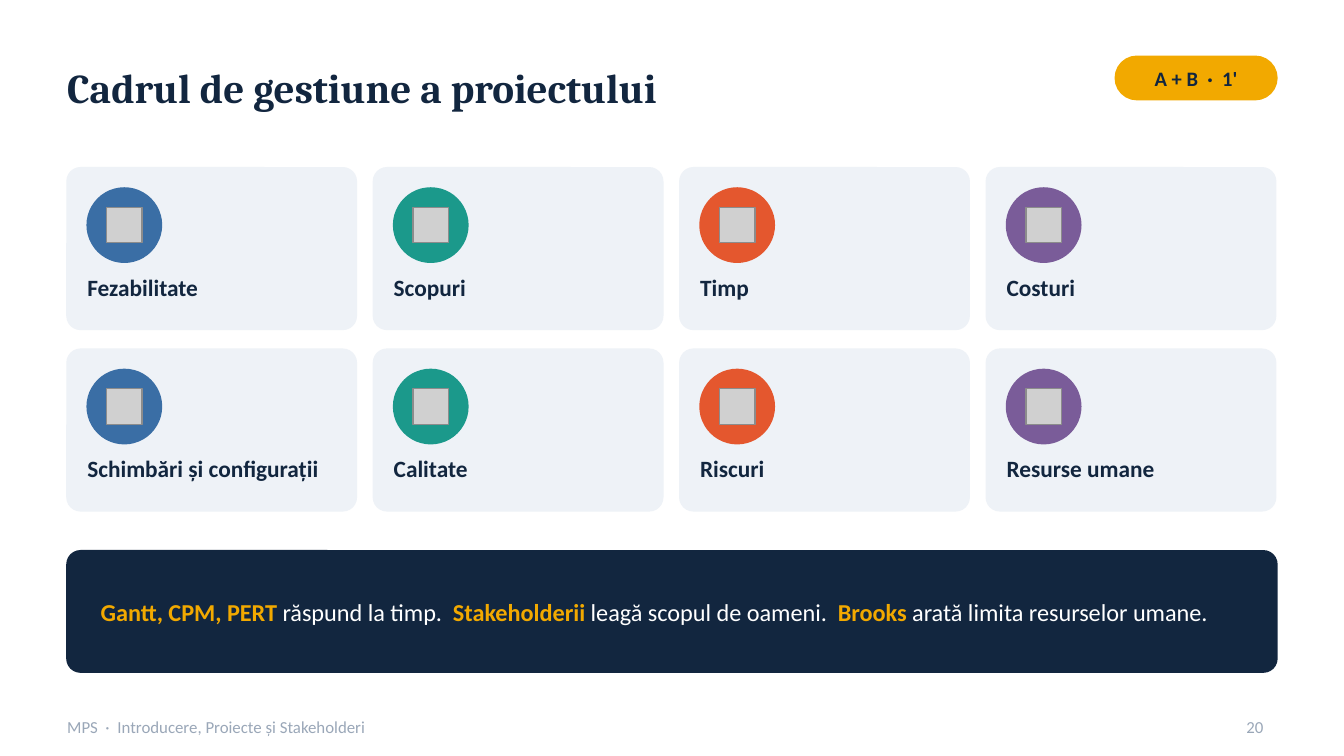
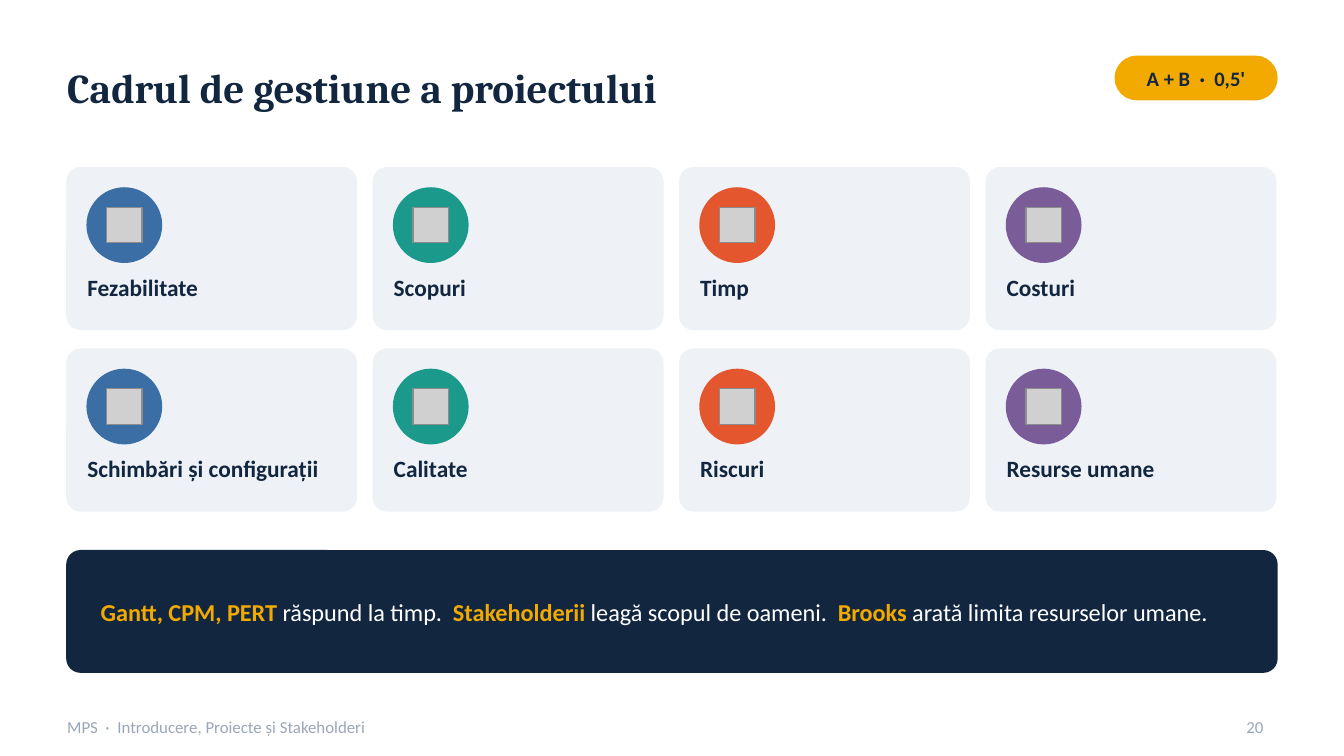
Before and after one commit to dobrinz123/PREZENTARE_MPS, a slide deck: slide 20 of Prezentare_MPS.pptx. Drawn at 1344x756 pixels with LibreOffice and Linux fonts; fonts in the diff are those of the drawing; grey boxes stand for pictures. Boxes give left, top, right and bottom in pixels: in the first picture for what was removed or moved away, otherwise in the second. Text is boxed around its words. In the diff, an @@ line names an element or a change of style, - is before the commit and + after.

```diff
--- a/Prezentare_MPS.pptx
+++ b/Prezentare_MPS.pptx
@@ text at (x1=1147, y1=72, x2=1245, y2=89): text changed @@
-A + B · 1'
+A + B · 0,5'
```
Also in this commit, not shown: 15 other slides changed, 1 other file.
